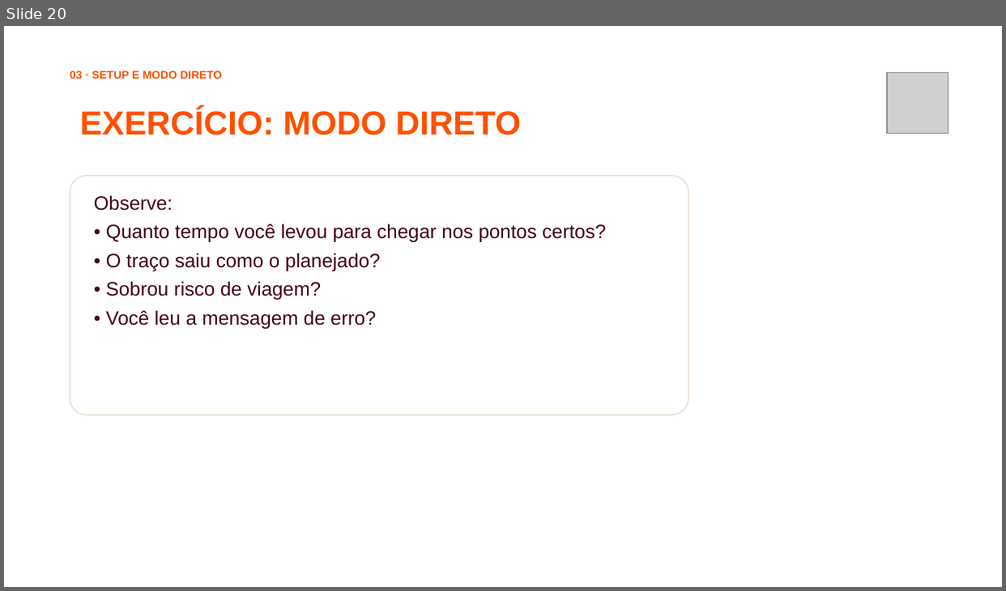
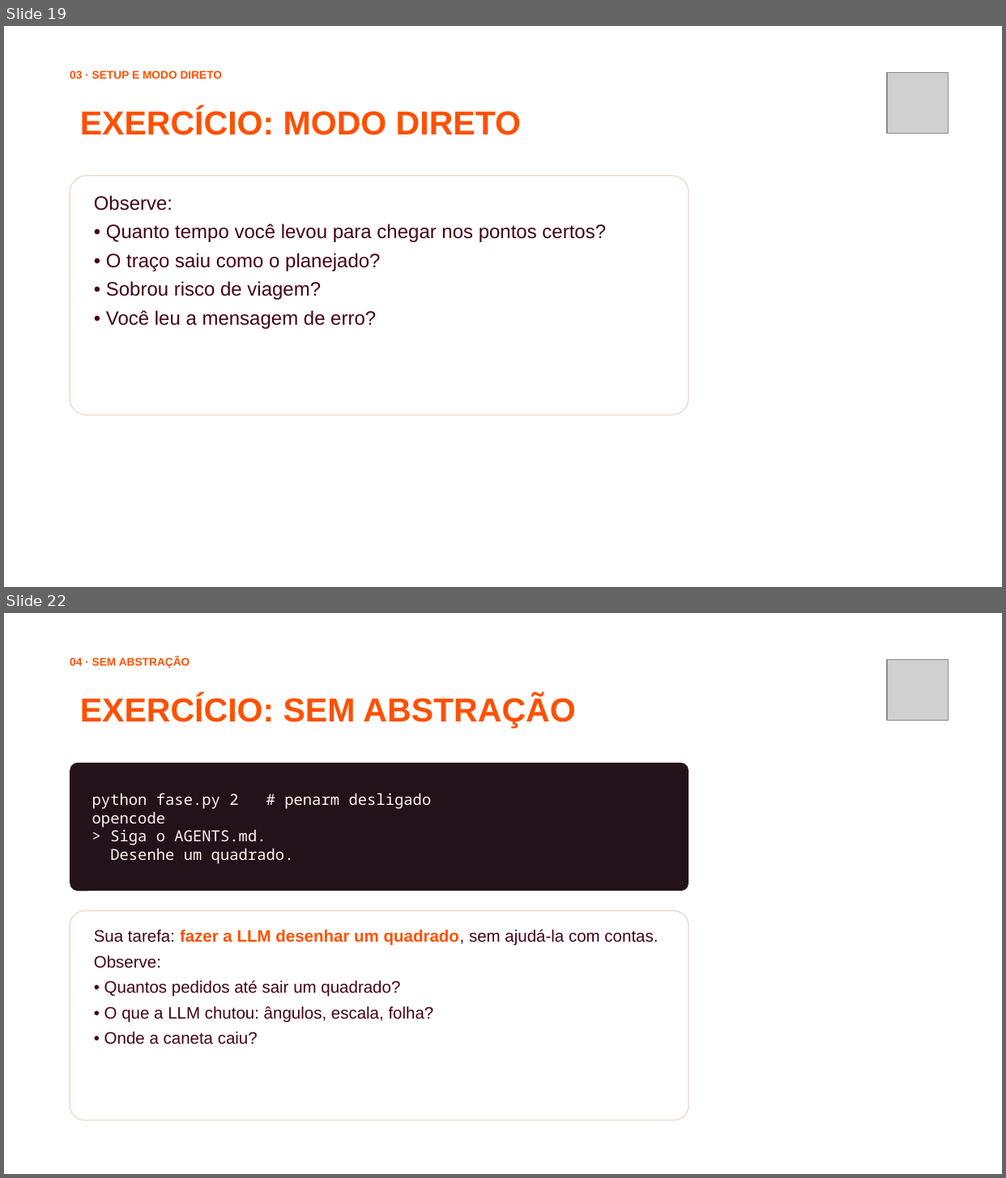
Before and after one commit to jhlr/plotter, a slide deck: workshop/dinamica-ia-hardware.pptx. Shown one above the other, each under a label of ours: slide 20 before the commit, slides 19 and 22 after it; the slides between them are not shown. The pictures are 1006x591 and 1006x1178 pixels, drawn with LibreOffice and Linux fonts; fonts in the diff are those of the drawing; grey boxes stand for pictures; background and template pictures are left out. Boxes give left, top, right and bottom in pixels: in the first picture for what was removed or moved away, otherwise in the second. Text is boxed around its words. In the diff, an @@ line names an element or a change of style, - is before the commit and + after.

```diff
--- a/workshop/dinamica-ia-hardware.pptx
+++ b/workshop/dinamica-ia-hardware.pptx
@@ slide 22 added at bbox=[4, 613, 1002, 1174], background picture (left out) @@
@@ text added at bbox=[70, 657, 190, 668], 8 pt, text #FF5000, bold @@
+04 · SEM ABSTRAÇÃO
@@ picture added at bbox=[887, 659, 948, 720] @@
@@ text added at bbox=[80, 696, 575, 729], 24 pt, text #FF5000, bold @@
+EXERCÍCIO: SEM ABSTRAÇÃO
@@ rounded rectangle added at bbox=[70, 763, 688, 892], fill #24121B, 11 pt, text #FFF6EE @@
+python fase.py 2 # penarm desligado
+opencode
+> Siga o AGENTS.md.
+Desenhe um quadrado.
@@ rounded rectangle added at bbox=[70, 911, 688, 1121], fill #FFFFFF, outline #EBD9CC 0.75 pt @@
@@ text added at bbox=[94, 930, 658, 1045], 12 pt, text #440019 @@
+Sua tarefa: fazer a LLM desenhar um quadrado, sem ajudá-la com contas.
+Observe:
+• Quantos pedidos até sair um quadrado?
+• O que a LLM chutou: ângulos, escala, folha?
+• Onde a caneta caiu?
@@ what was slide 20 is now slide 19 @@
```
Also in this commit, not shown: 7 slides changed, 5 other slides added, 3 slides removed, 13 other files.
